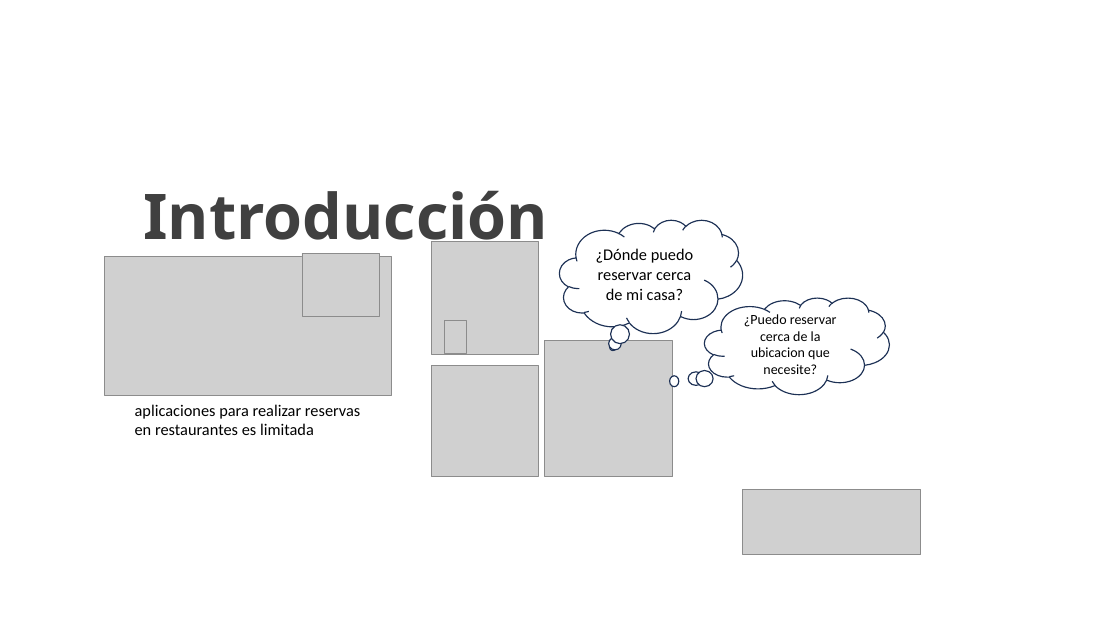
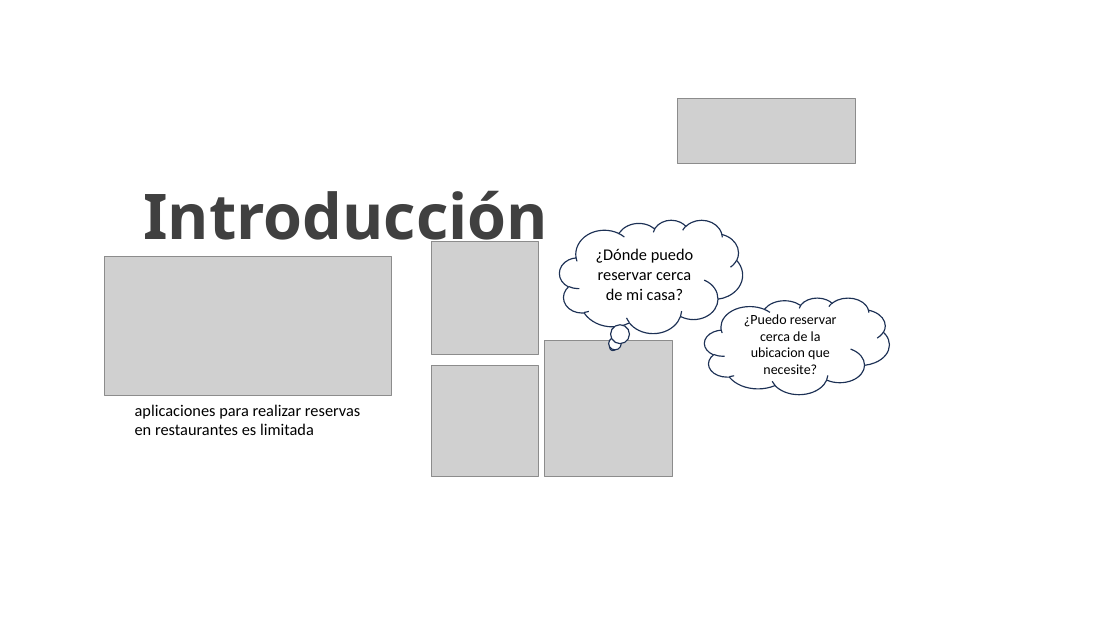
Before and after one commit to SebastianPacheco05/Reservify, a slide deck: slide 3 of docs/docs/files/GC-F-004FormatoPlantillaPresentacionPowerPointInteractiva.pptx. Drawn at 1120x630 pixels with LibreOffice and Linux fonts; fonts in the diff are those of the drawing; grey boxes stand for pictures; background and template pictures are left out. Boxes give left, top, right and bottom in pixels: in the first picture for what was removed or moved away, otherwise in the second. Text is boxed around its words. In the diff, an @@ line names an element or a change of style, - is before the commit and + after.

```diff
--- a/docs/docs/files/GC-F-004FormatoPlantillaPresentacionPowerPointInteractiva.pptx
+++ b/docs/docs/files/GC-F-004FormatoPlantillaPresentacionPowerPointInteractiva.pptx
@@ picture: place and size @@
-picture at (743,489,921,555)
+picture at (677,98,855,164)
@@ picture removed at (302,254,379,317) @@
@@ picture removed at (444,321,467,354) @@
@@ ellipse removed at (670,376,679,386) @@
@@ ellipse removed at (688,372,704,386) @@
@@ ellipse removed at (697,371,713,386) @@
```
Also in this commit, not shown: 16 other slides changed, 4 slides added, 1 slide removed, 5 other files.
